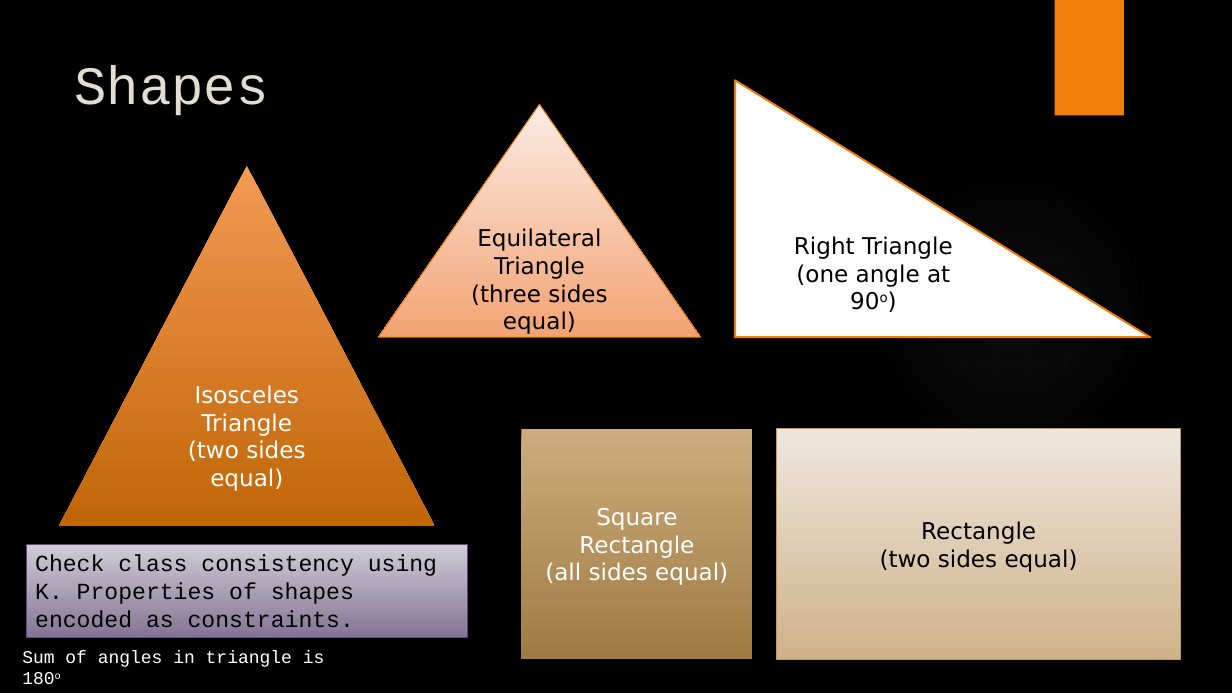
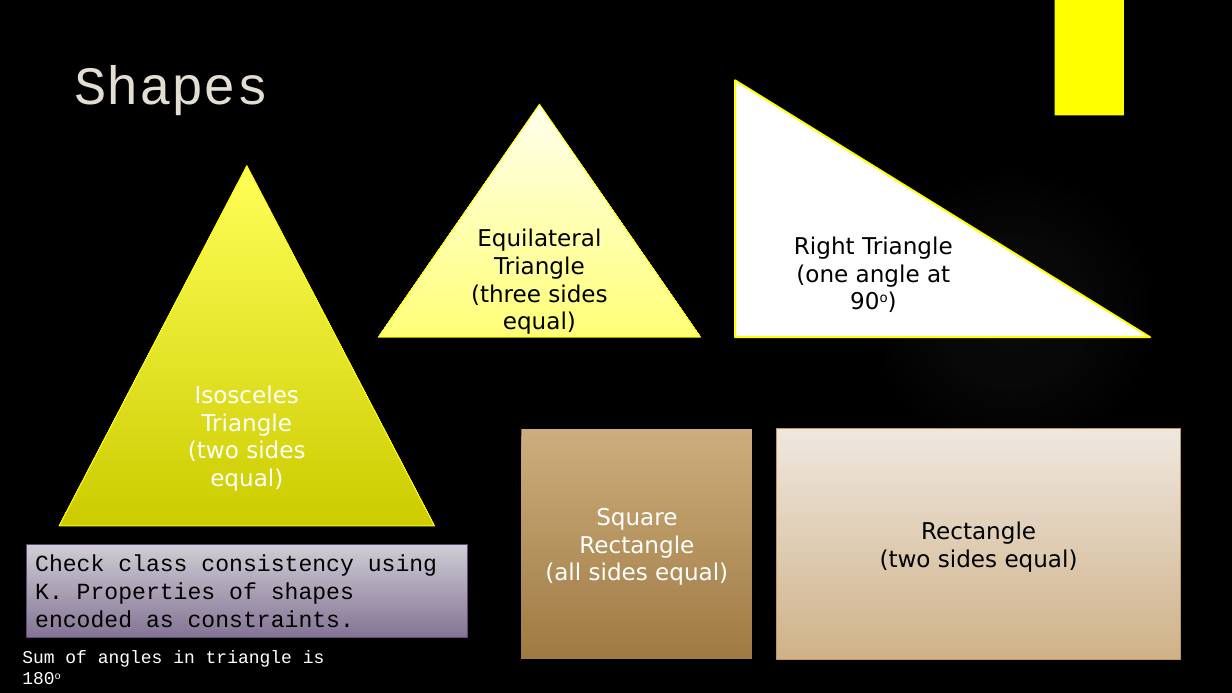
Before and after one commit to Open-MBEE/klang, a slide deck: slide 19 of presentations/K.pptx. Drawn at 1232x693 pixels with LibreOffice and Linux fonts; fonts in the diff are those of the drawing; background and template pictures are left out. Boxes give left, top, right and bottom in pixels: in the first picture for what was removed or moved away, otherwise in the second. Text is boxed around its words. In the diff, an @@ line names an element or a change of style, - is before the commit and + after.

```diff
--- a/presentations/K.pptx
+++ b/presentations/K.pptx
@@ rectangle at [1055,0,1124,116]: fill #F07F09 to #FFFF00 @@
@@ right triangle "Right Triangle" at [736,80,1151,337]: outline #F07F09 1.5 pt to #FFFF00 1.5 pt @@
@@ triangle "Equilateral Triangle" at [379,104,701,337]: fill gradient #FCEDE6 to #F4A373 to gradient #FFFFEF to #FFFF77; outline #F07F09 0.75 pt to #FFFF00 0.75 pt @@
@@ triangle "Isosceles Triangle" at [59,165,434,526]: fill gradient #F39A55 to #C16607 to gradient #FFFF59 to #CDCD00; outline none to #FFFF00 0.75 pt; shadow changed @@
```
Also in this commit, not shown: 24 other slides changed, 51 other files.
